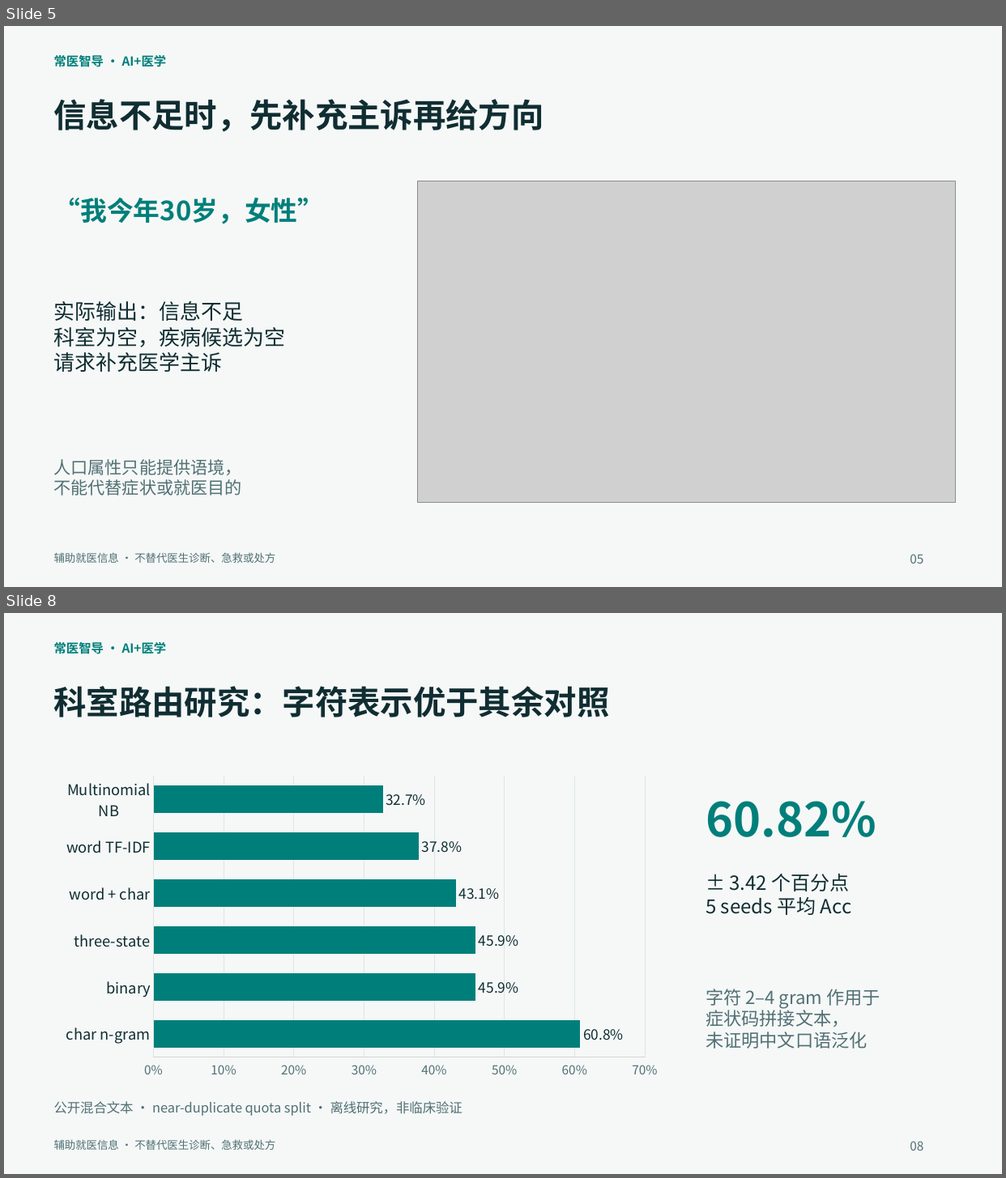
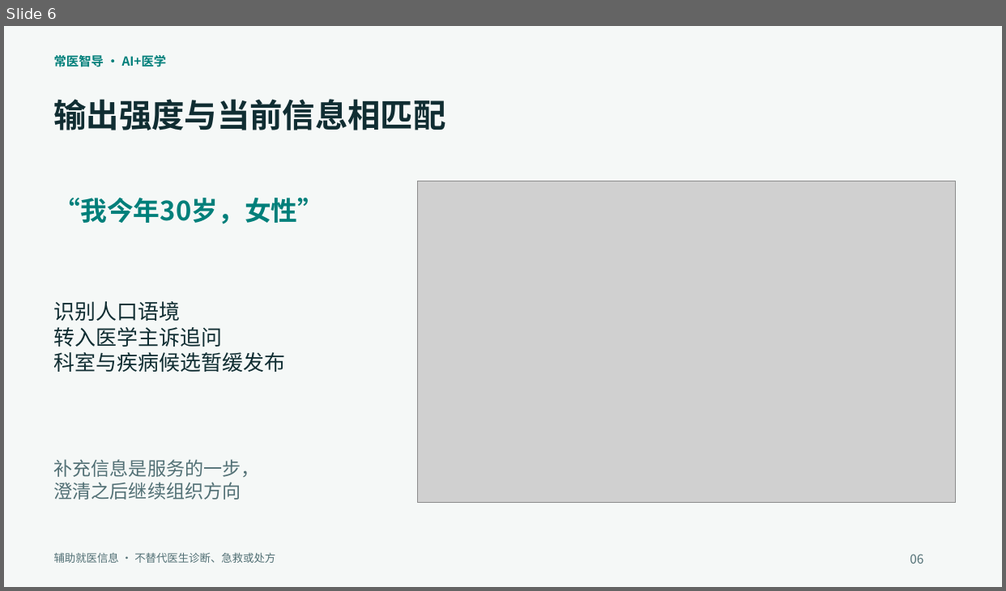
Before and after one commit to wenxvn/changyi, a slide deck: 参赛资料/常医智导_参赛答辩.pptx. Shown one above the other, each under a label of ours: slides 5 and 8 before the commit, slide 6 after it; the slides between them are not shown. The pictures are 1006x1178 and 1006x591 pixels, drawn with LibreOffice and Linux fonts; fonts in the diff are those of the drawing; grey boxes stand for pictures. Boxes give left, top, right and bottom in pixels: in the first picture for what was removed or moved away, otherwise in the second. Text is boxed around its words. In the diff, an @@ line names an element or a change of style, - is before the commit and + after.

```diff
--- a/参赛资料/常医智导_参赛答辩.pptx
+++ b/参赛资料/常医智导_参赛答辩.pptx
@@ slide 8 removed at (4,613,1002,1174), background #F5F8F7 @@
@@ text removed at (54,642,167,654) @@
-常医智导 · AI+医学
@@ text removed at (54,686,610,717) @@
-科室路由研究：字符表示优于其余对照
@@ bar chart removed at (54,769,671,1085) @@
-categories: char n-gram, binary, three-state, word + char, word TF-IDF, Multinomial NB
-Series 1: 0.608, 0.459, 0.459, 0.431, 0.378, 0.327
@@ text removed at (705,801,876,837) @@
-60.82%
@@ text removed at (705,874,852,915) @@
-± 3.42 个百分点
-5 seeds 平均 Acc
@@ text removed at (705,989,881,1049) @@
-字符 2–4 gram 作用于
-症状码拼接文本，
-未证明中文口语泛化
@@ text removed at (54,1101,462,1116) @@
-公开混合文本 · near-duplicate quota split · 离线研究，非临床验证
@@ text removed at (54,1139,275,1150) @@
-辅助就医信息 · 不替代医生诊断、急救或处方
@@ text removed at (910,1141,923,1151) @@
-08
@@ what was slide 5 is now slide 6 @@
@@ slide 6 changed as well @@
@@ text at (54,99,446,130): text changed @@
-信息不足时，先补充主诉再给方向
+输出强度与当前信息相匹配
@@ text at (54,301,286,372): text changed @@
-实际输出：信息不足
-科室为空，疾病候选为空
-请求补充医学主诉
+识别人口语境
+转入医学主诉追问
+科室与疾病候选暂缓发布
@@ text at (54,459,260,500): text changed; size 16.5 to 18 pt @@
-人口属性只能提供语境，
-不能代替症状或就医目的
+补充信息是服务的一步，
+澄清之后继续组织方向
@@ text at (910,554,923,564): text changed @@
-05
+06
```
Also in this commit, not shown: 12 other slides changed, 5 slides added, 4 other slides removed, 6 other files.
